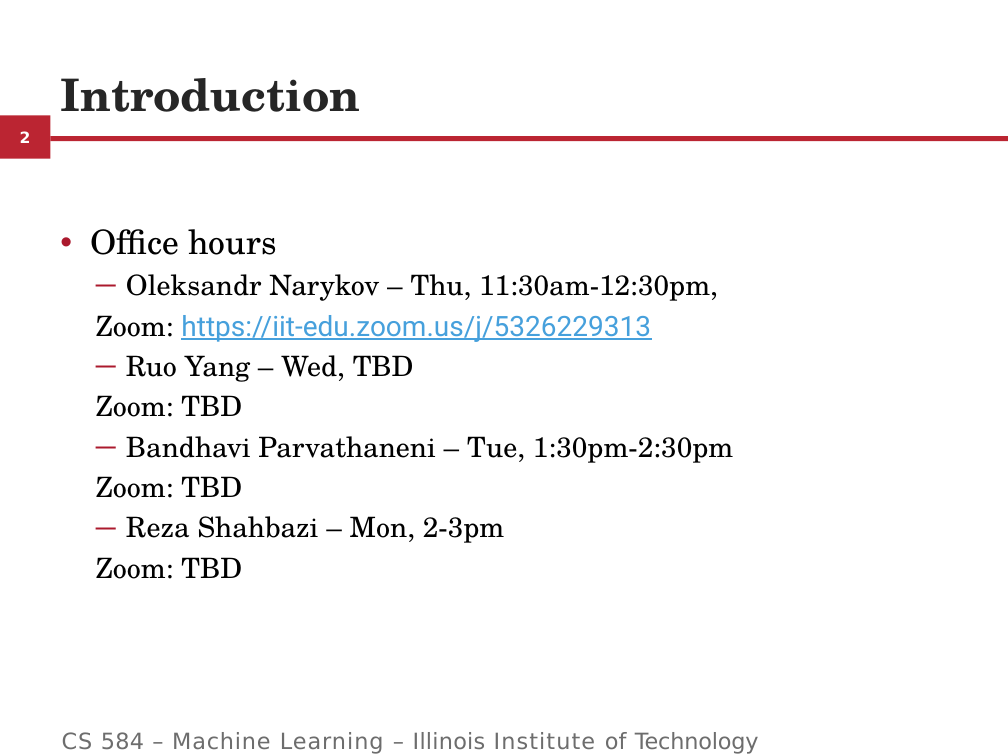
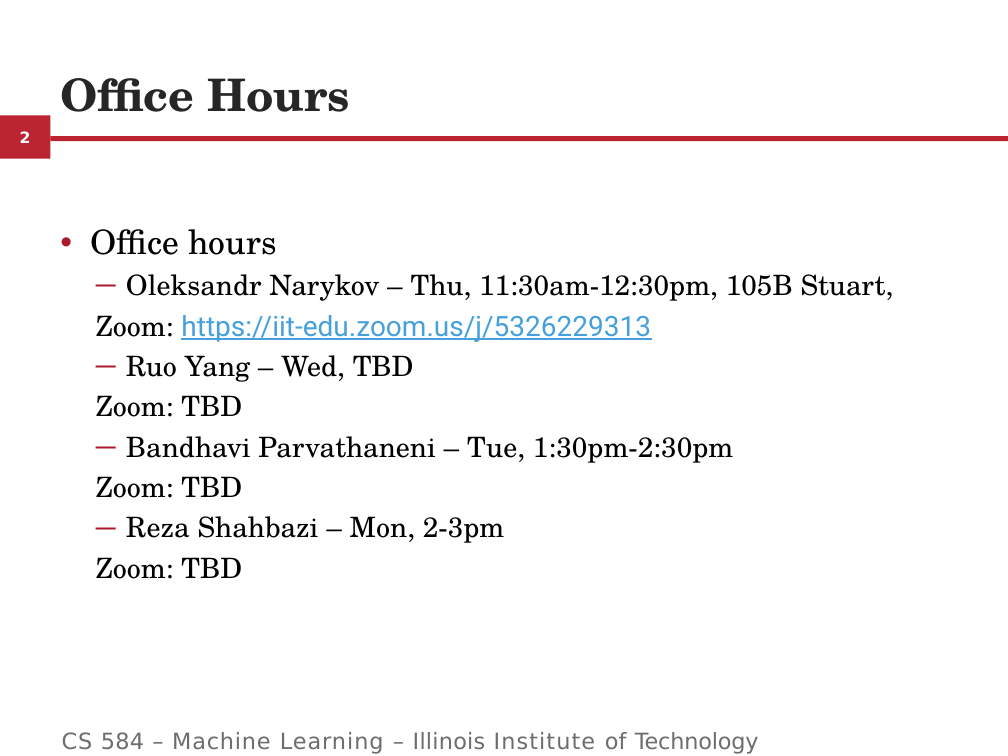
Before and after one commit to AlexandrNP/CS584, a slide deck: slide 2 of slides/Lecture4-Probability.pptx. Drawn at 1008x756 pixels with LibreOffice and Linux fonts; fonts in the diff are those of the drawing. Boxes give left, top, right and bottom in pixels: in the first picture for what was removed or moved away, otherwise in the second. Text is boxed around its words. In the diff, an @@ line names an element or a change of style, - is before the commit and + after.

Commit message:
Lecture 5

```diff
--- a/slides/Lecture4-Probability.pptx
+++ b/slides/Lecture4-Probability.pptx
@@ title at (60, 78, 350, 112): text changed @@
-Introduction
+Office Hours
@@ text at (126, 274, 894, 301): text changed @@
-  ─ Oleksandr Narykov – Thu, 11:30am-12:30pm,
+  ─ Oleksandr Narykov – Thu, 11:30am-12:30pm, 105B Stuart,
```
Also in this commit, not shown: 15 other slides changed, 1 other file.
